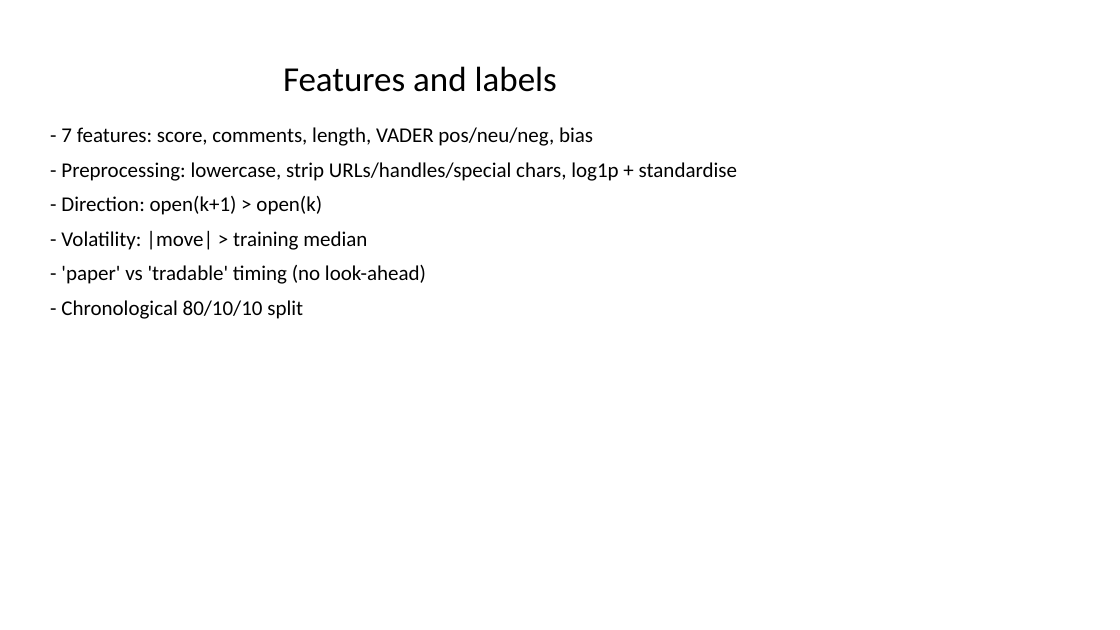
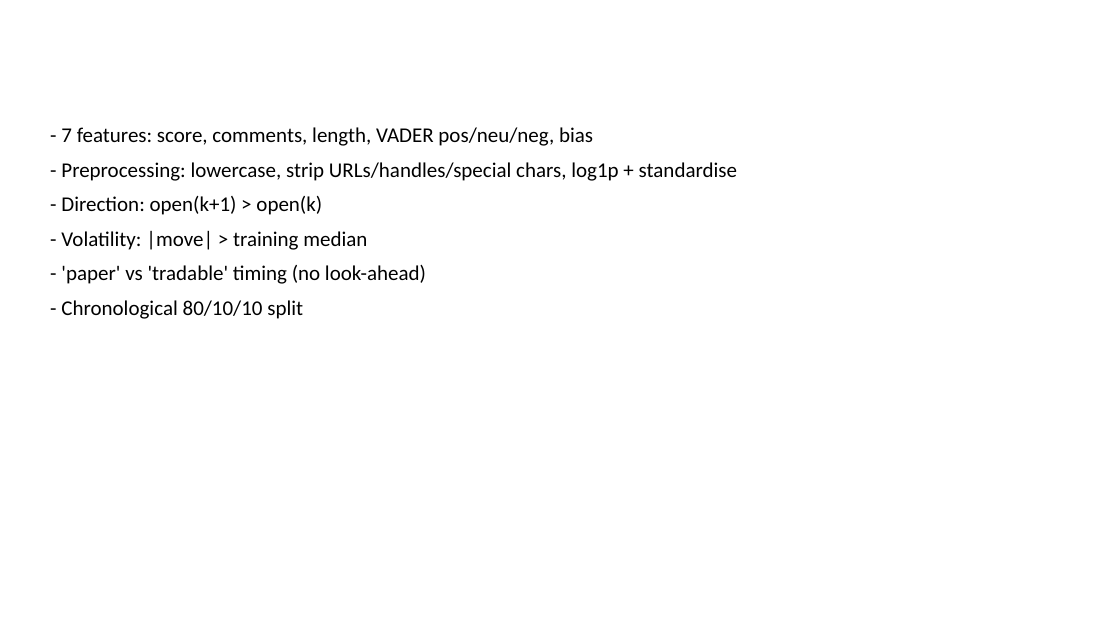
Before and after one commit to Prithvi-Aithal/wsb-market-prediction, a slide deck: slide 4 of docs/presentation.pptx. Drawn at 1120x630 pixels with LibreOffice and Linux fonts; fonts in the diff are those of the drawing. Boxes give left, top, right and bottom in pixels: in the first picture for what was removed or moved away, otherwise in the second. Text is boxed around its words. In the diff, an @@ line names an element or a change of style, - is before the commit and + after.

Commit message:
Fix chart legend overlap, soften tuning conclusion, center slide titles

```diff
--- a/docs/presentation.pptx
+++ b/docs/presentation.pptx
@@ title removed at <box>283,66,557,92</box> @@
-Features and labels
```
Also in this commit, not shown: 11 other slides changed, 2 slides added, 2 slides removed, 5 other files.
